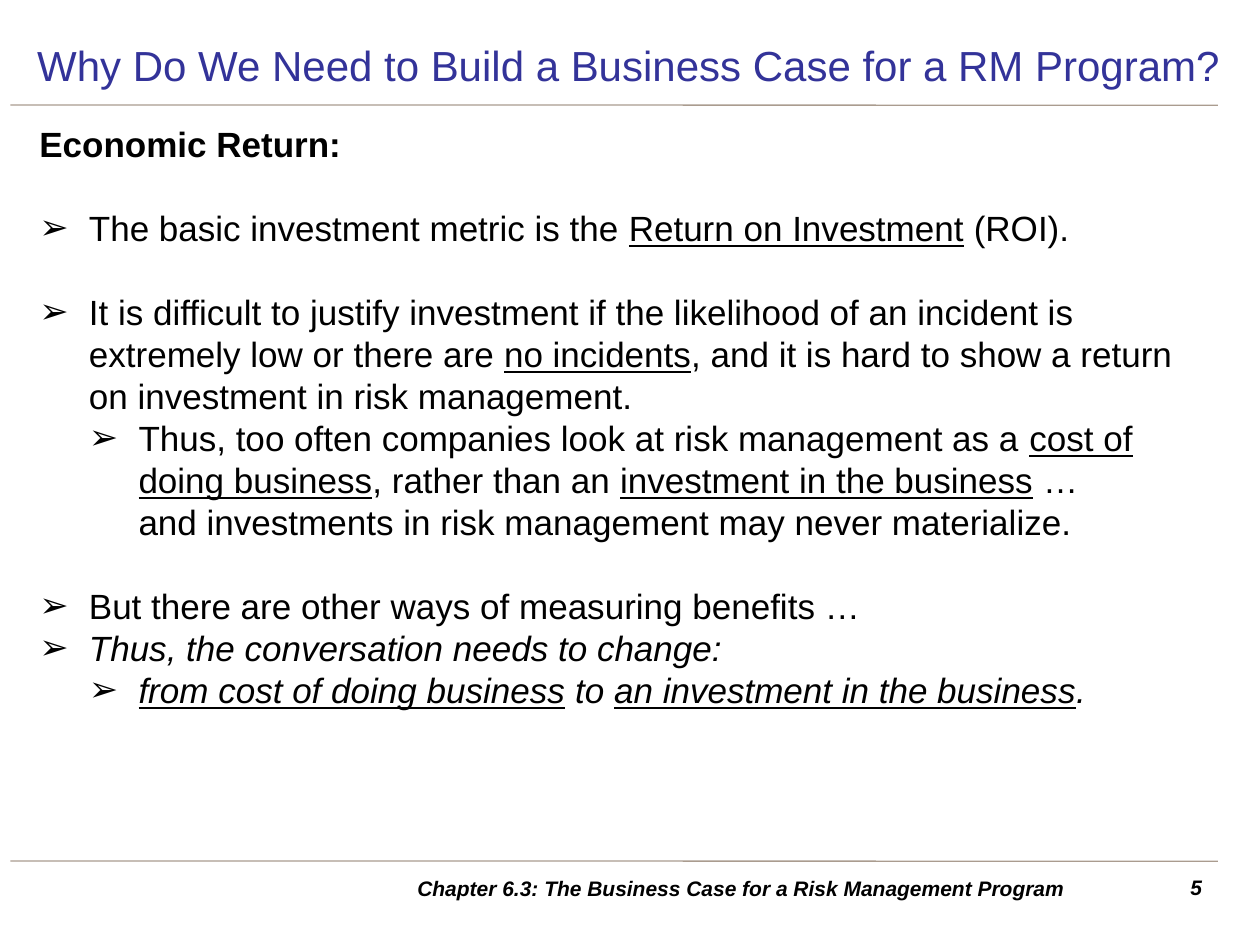
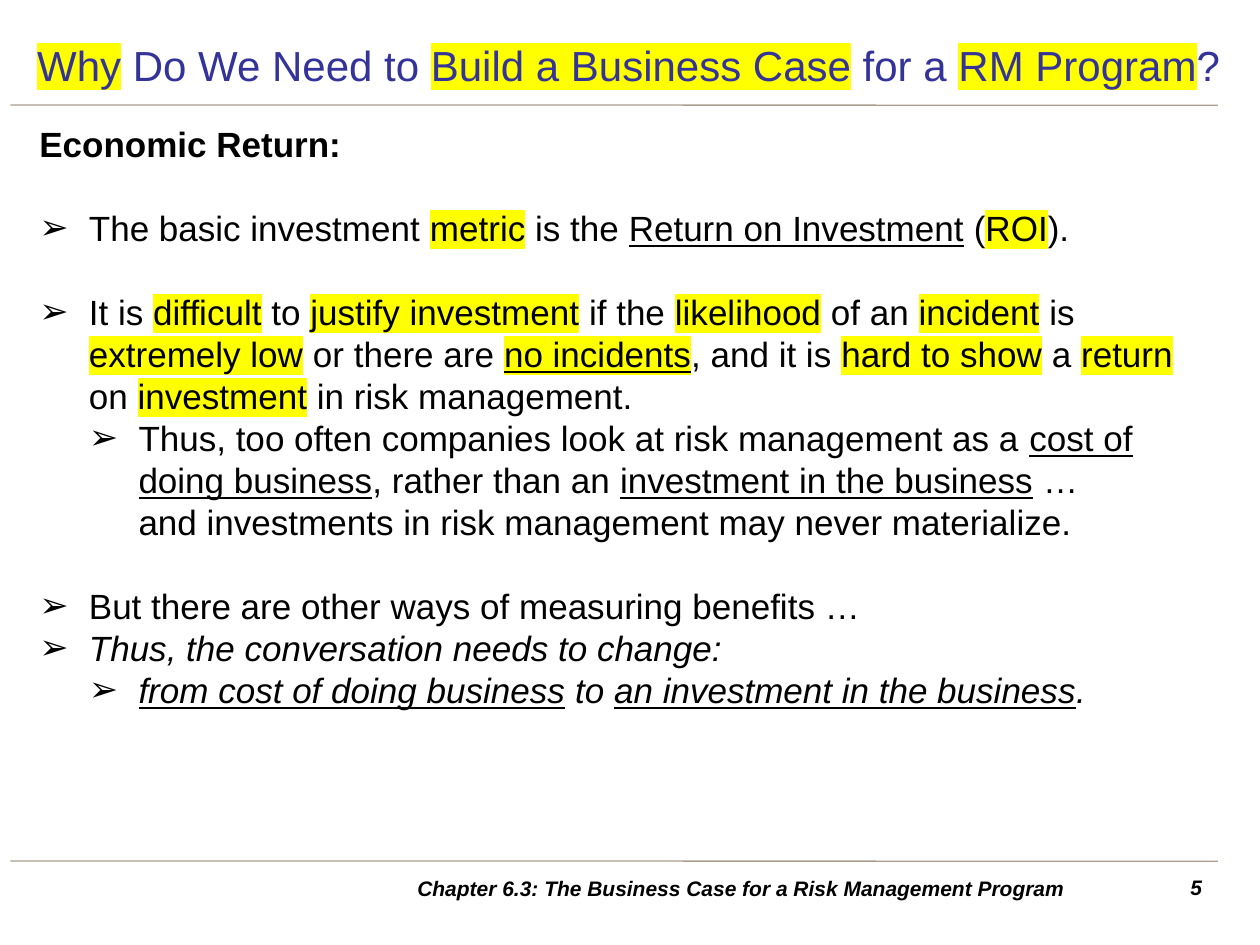
Before and after one commit to Dekr0/ENGG-404, a slide deck: slide 5 of Lecture PPTs - Students/37 Ch6.3 BusCase for RMP v20201013 SV.pptx. Drawn at 1260x945 pixels with LibreOffice and Linux fonts; fonts in the diff are those of the drawing; background and template pictures are left out. Boxes give left, top, right and bottom in pixels: in the first picture for what was removed or moved away, otherwise in the second. Text is boxed around its words. In the diff, an @@ line names an element or a change of style, - is before the commit and + after.

```diff
--- a/Lecture PPTs - Students/37 Ch6.3 BusCase for RMP v20201013 SV.pptx
+++ b/Lecture PPTs - Students/37 Ch6.3 BusCase for RMP v20201013 SV.pptx
@@ rectangle "Why Do We Need to ..." at box(25, 30, 1240, 100): highlight none to #FFFF00 in "Why Build a Business Case RM Program?" @@
@@ text at box(89, 213, 1172, 416): highlight none to #FFFF00 in "metric (ROI).", "difficult justify investment likelihood incident extremely l ..." @@
```
Also in this commit, not shown: 2 other slides changed, 21 other files.
